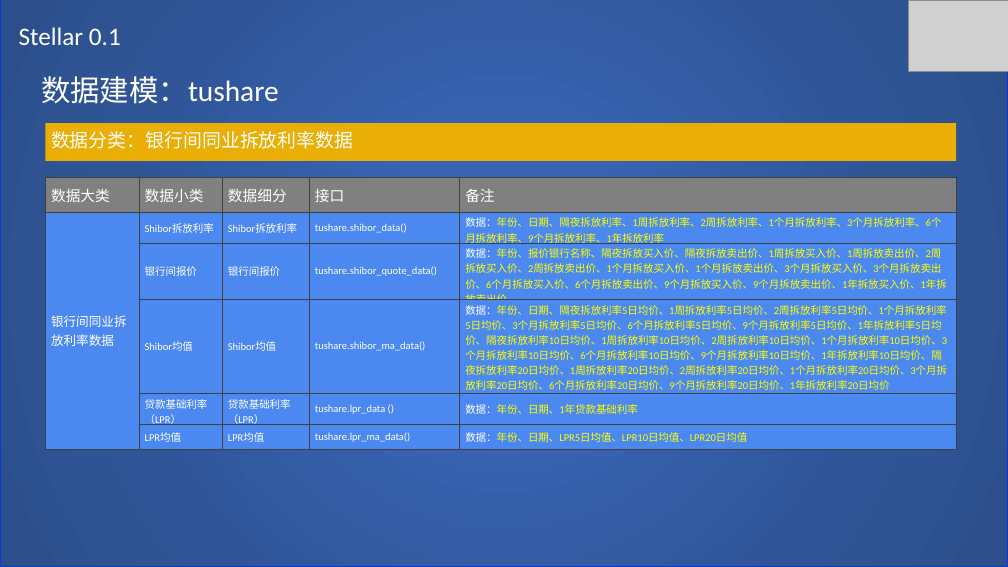
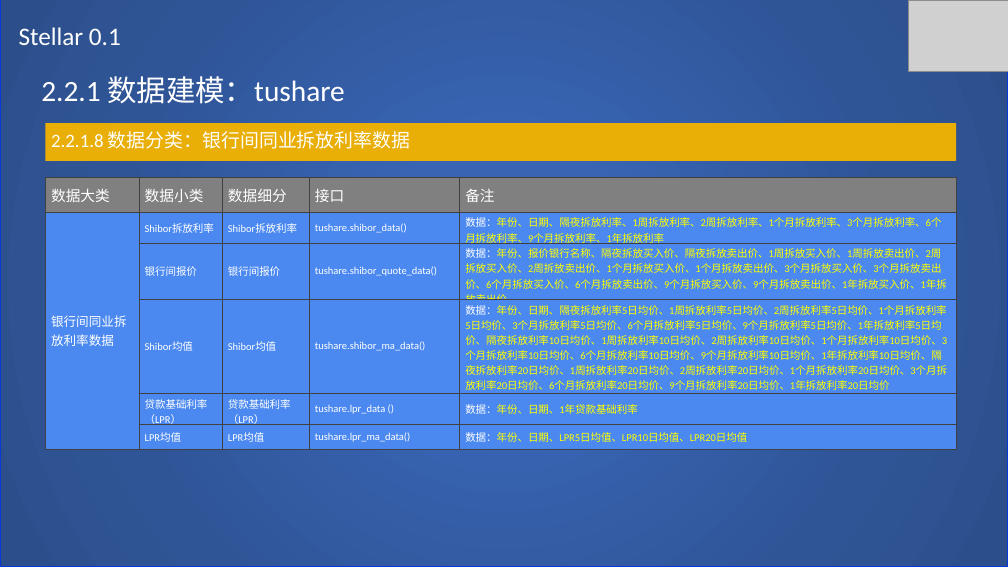
Before and after one commit to SCITLAS/Stellar, a slide deck: slide 18 of Stellar_0.1/documents/design.pptx. Drawn at 1008x567 pixels with LibreOffice and Linux fonts; fonts in the diff are those of the drawing; grey boxes stand for pictures. Boxes give left, top, right and bottom in pixels: in the first picture for what was removed or moved away, otherwise in the second. Text is boxed around its words. In the diff, an @@ line names an element or a change of style, - is before the commit and + after.

```diff
--- a/Stellar_0.1/documents/design.pptx
+++ b/Stellar_0.1/documents/design.pptx
@@ text at (41, 76, 344, 104): text changed @@
-数据建模：tushare
+2.2.1 数据建模：tushare
@@ text at (51, 131, 410, 149): text changed @@
-数据分类：银行间同业拆放利率数据
+2.2.1.8 数据分类：银行间同业拆放利率数据
```
Also in this commit, not shown: 21 other slides changed, 30 slides added, 1 other file.
